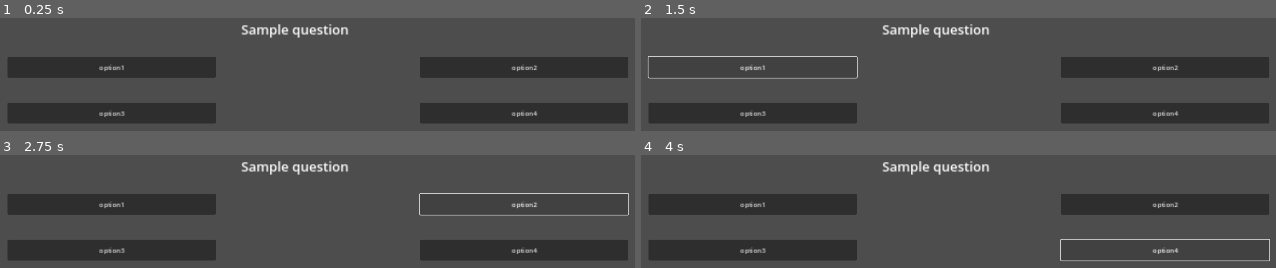
Above: before the commit, frames 1-4 (two rows, left to right).
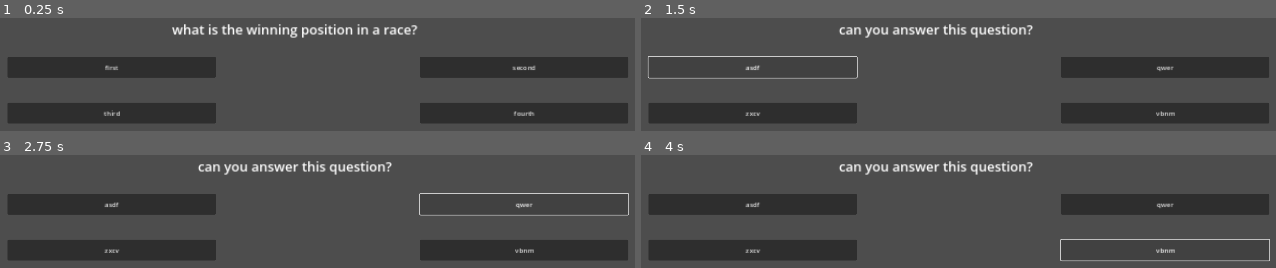
Above: after the commit, the same moments.

Repository: mxbernerSNC/Reverse-Dating-Sim
Game: Godot game, scene res://date.tscn
Two runs of this game, one before a commit and one after it. Both use one fixed random seed, a clock stepped at 60 frames per second and the inputs below.
Inputs:
- Up to frame 1 (0.25 s): no input
- Up to frame 2 (1.5 s): click "option1" (after the commit: "first") at 0.5 s; click "option1" (after the commit: "asdf") at 1.25 s
- Up to frame 3 (2.75 s): click "option2" (after the commit: "qwer") at 2 s
- Up to frame 4 (4 s): click "option3" (after the commit: "zxcv") at 2.75 s; click "option4" (after the commit: "vbnm") at 3.5 s

The runs differ from the first frame. In frame 1, 2.2% of the frame differs, in the area x 15-85%, y 5-88%; in frame 2, 2.1%; in frame 3, 2.1%; in frame 4, 2.1%.

Commit message:
added text to buttons

Diff:
--- a/date.tscn
+++ b/date.tscn
@@ -1,19 +1,22 @@
-[gd_scene load_steps=2 format=3 uid="uid://bsplnkju8h0m3"]
+[gd_scene load_steps=3 format=3 uid="uid://bsplnkju8h0m3"]
+
+[ext_resource type="Script" path="res://prompt.gd" id="1_iy358"]
 
 [sub_resource type="LabelSettings" id="LabelSettings_xp4m0"]
 font_size = 32
 
 [node name="Node2D" type="Node2D"]
 
-[node name="Control" type="Control" parent="."]
+[node name="prompt" type="Control" parent="."]
 layout_mode = 3
 anchors_preset = 0
 offset_top = 768.0
 offset_right = 1920.0
 offset_bottom = 1038.0
+script = ExtResource("1_iy358")
 metadata/_edit_use_anchors_ = true
 
-[node name="opt1" type="Button" parent="Control"]
+[node name="opt1" type="Button" parent="prompt"]
 layout_mode = 1
 anchors_preset = 4
 anchor_top = 0.5
@@ -25,7 +28,7 @@
 grow_vertical = 2
 text = "option1"
 
-[node name="opt2" type="Button" parent="Control"]
+[node name="opt2" type="Button" parent="prompt"]
 layout_mode = 1
 anchors_preset = 6
 anchor_left = 1.0
@@ -41,7 +44,7 @@
 text = "option2
 "
 
-[node name="opt3" type="Button" parent="Control"]
+[node name="opt3" type="Button" parent="prompt"]
 layout_mode = 1
 anchors_preset = 2
 anchor_top = 1.0
@@ -53,7 +56,7 @@
 text = "option3
 "
 
-[node name="opt4" type="Button" parent="Control"]
+[node name="opt4" type="Button" parent="prompt"]
 layout_mode = 1
 anchors_preset = 3
 anchor_left = 1.0
@@ -67,7 +70,7 @@
 grow_vertical = 0
 text = "option4"
 
-[node name="question" type="Label" parent="Control"]
+[node name="question" type="Label" parent="prompt"]
 custom_minimum_size = Vector2(0, 90)
 layout_mode = 1
 anchors_preset = 10
--- /dev/null
+++ b/prompt.gd
@@ -0,0 +1,44 @@
+extends Control
+
+var options
+var question
+
+var scenes = {
+	"example_scene.tscn": {
+		"question": "what is the winning position in a race?",
+		"options": [
+			{"text": "first", "next": "first_scene.tscn"},
+			{"text": "second", "next": "second_scene.tscn"},
+			{"text": "third", "next": "third_scene.tscn"},
+			{"text": "fourth", "next": "fourth_scene.tscn"}
+		]
+	},
+	"first_scene.tscn": {
+		"question": "can you answer this question?",
+		"options": [
+			{"text": "asdf", "next": "fifth_scene.tscn"},
+			{"text": "qwer", "next": "sixth_scene.tscn"},
+			{"text": "zxcv", "next": "seventh_scene.tscn"},
+			{"text": "vbnm", "next": "eigth_scene.tscn"}
+		]
+	}
+}
+
+func _ready():
+	options = self.find_children("opt*")
+	question = self.find_child("question")
+
+	init_scene(scenes["example_scene.tscn"])
+
+func init_scene(scene):
+	question.text = scene.question
+	for i in range(0, len(scene.options)):
+		options[i].text = scene.options[i].text
+		options[i].pressed.connect(_option_selected)
+
+func _option_selected():
+	# load next scene
+	# init_scene(option.next)
+	print("next scene")
+	init_scene(scenes["first_scene.tscn"])
+	pass
